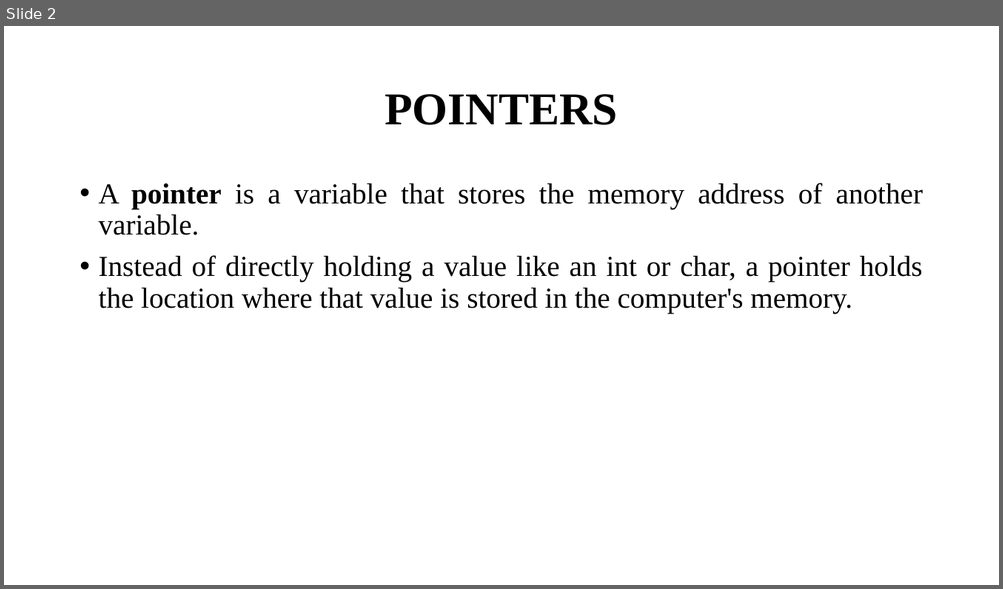
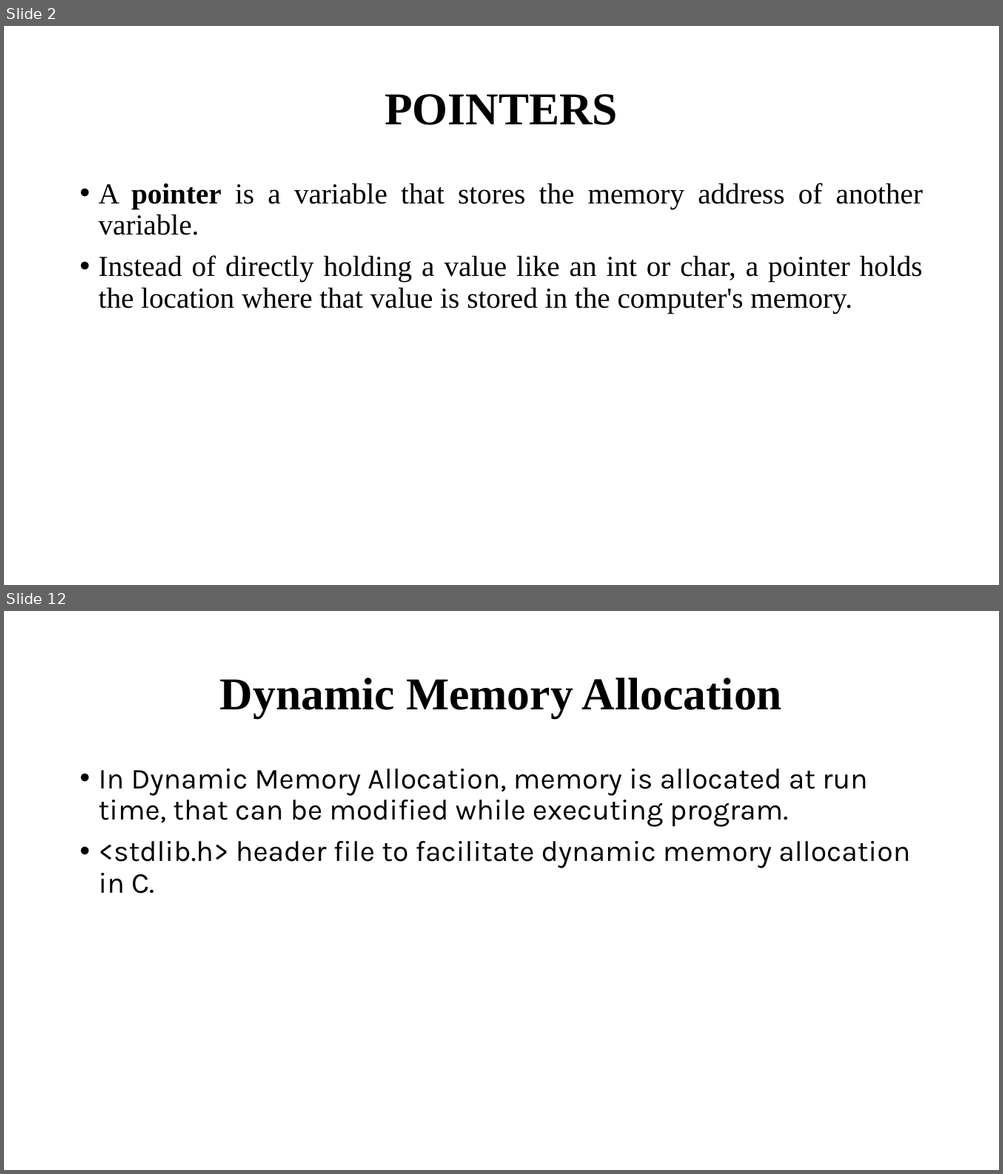
Before and after one commit to Anugrahashaju/S3_Programming_In_C, a slide deck: THEORY/MODULE3/Module_3 [Autosaved].pptm. Shown one above the other, each under a label of ours: slide 2 before the commit, slides 2 and 12 after it; the slides between them are not shown. The pictures are 1003x589 and 1003x1174 pixels, drawn with LibreOffice and Linux fonts; fonts in the diff are those of the drawing. Boxes give left, top, right and bottom in pixels: in the first picture for what was removed or moved away, otherwise in the second. Text is boxed around its words. In the diff, an @@ line names an element or a change of style, - is before the commit and + after.

Commit message:
added all the programs of pointers

```diff
--- a/THEORY/MODULE3/Module_3 [Autosaved].pptm
+++ b/THEORY/MODULE3/Module_3 [Autosaved].pptm
@@ slide 12 added at [4,611,999,1170], background #FFFFFF @@
@@ title added at [220,678,782,718], 44 pt, text #000000, bold @@
+Dynamic Memory Allocation
@@ text added at [99,769,910,894], 28 pt, text #000000 @@
+• In Dynamic Memory Allocation, memory is allocated at run time, that can be modified while executing program.
+• <stdlib.h> header file to facilitate dynamic memory allocation in C.
```
Also in this commit, not shown: 3 slides changed, 8 other slides added, 6 other files.
